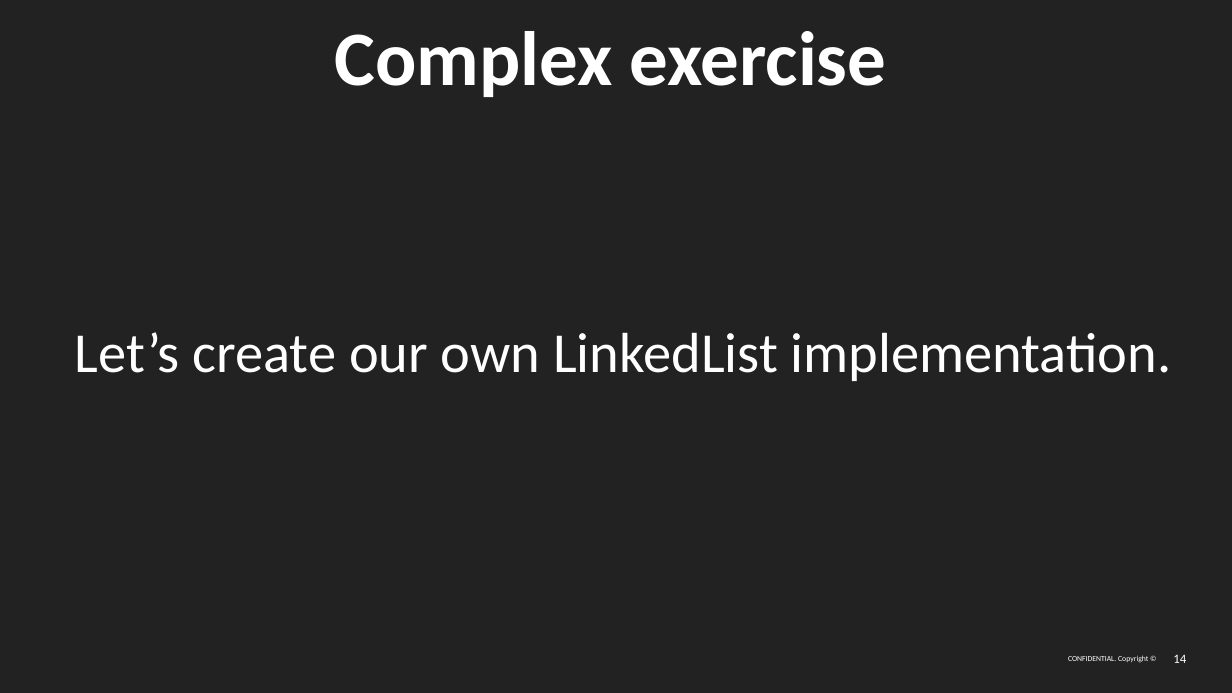
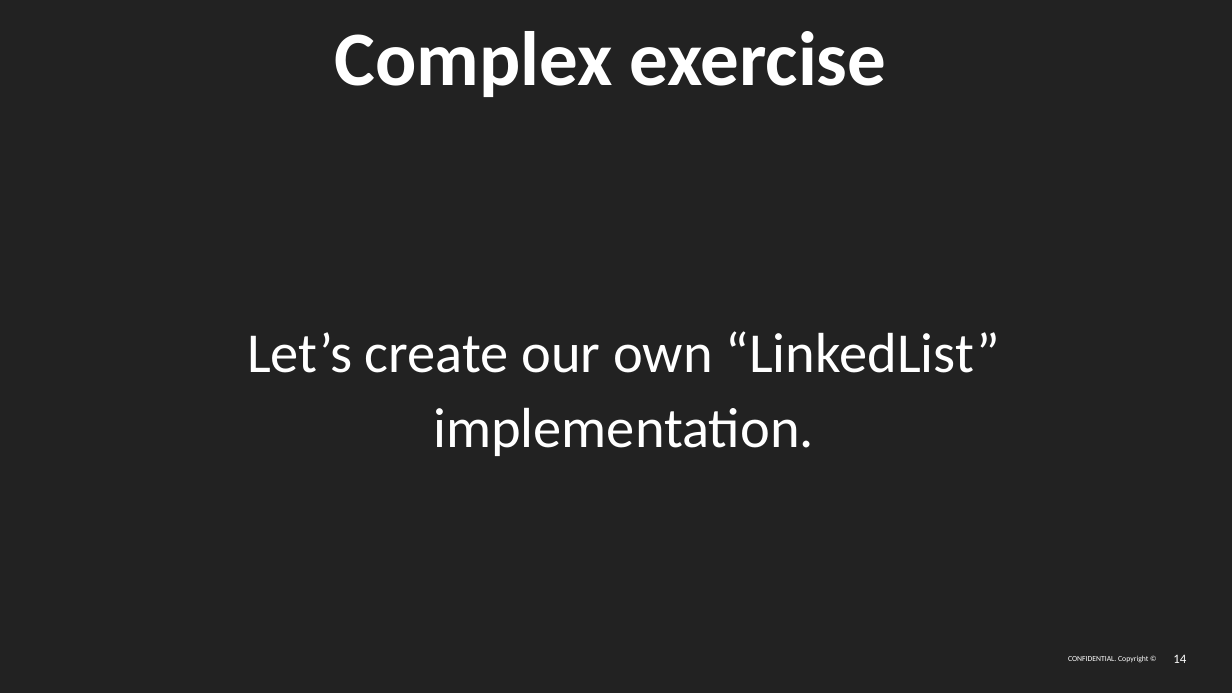
Before and after one commit to Tamas98/prog2, a slide deck: slide 14 of resources/Enums_And_Generics.pptx. Drawn at 1232x693 pixels with LibreOffice and Linux fonts; fonts in the diff are those of the drawing; background and template pictures are left out. Boxes give left, top, right and bottom in pixels: in the first picture for what was removed or moved away, otherwise in the second. Text is boxed around its words. In the diff, an @@ line names an element or a change of style, - is before the commit and + after.

```diff
--- a/resources/Enums_And_Generics.pptx
+++ b/resources/Enums_And_Generics.pptx
@@ text at (247, 331, 1000, 456): text changed @@
-Let’s create our own LinkedList implementation.
+Let’s create our own “LinkedList” implementation.
```
Also in this commit, not shown: 9 other files.
